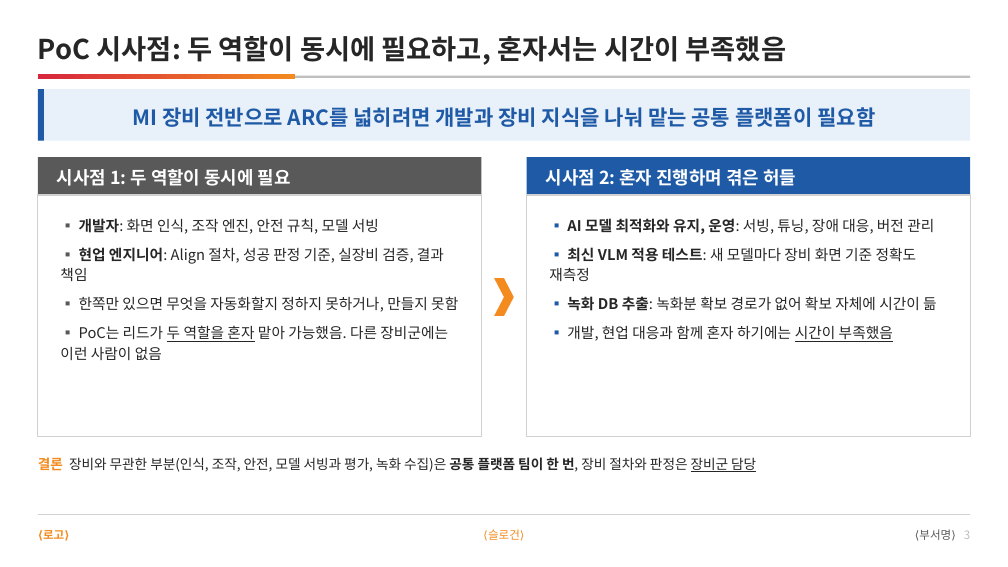
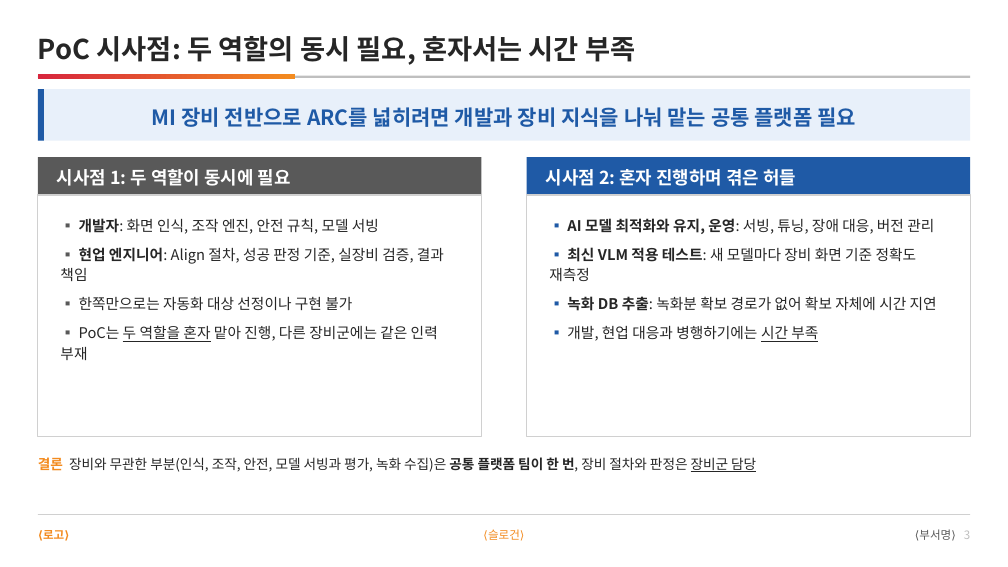
Before and after one commit to DarrenKoi/pm_notes, a slide deck: slide 3 of my-task/arc-tf/deliverables/arc-tf-proposal.pptx. Drawn at 1008x567 pixels with LibreOffice and Linux fonts; fonts in the diff are those of the drawing. Boxes give left, top, right and bottom in pixels: in the first picture for what was removed or moved away, otherwise in the second. Text is boxed around its words. In the diff, an @@ line names an element or a change of style, - is before the commit and + after.

```diff
--- a/my-task/arc-tf/deliverables/arc-tf-proposal.pptx
+++ b/my-task/arc-tf/deliverables/arc-tf-proposal.pptx
@@ text at [38,36,635,65]: text changed @@
-PoC 시사점: 두 역할이 동시에 필요하고, 혼자서는 시간이 부족했음
+PoC 시사점: 두 역할의 동시 필요, 혼자서는 시간 부족
@@ text at [152,107,856,127]: text changed @@
-MI 장비 전반으로 ARC를 넓히려면 개발과 장비 지식을 나눠 맡는 공통 플랫폼이 필요함
+MI 장비 전반으로 ARC를 넓히려면 개발과 장비 지식을 나눠 맡는 공통 플랫폼 필요
@@ text at [60,297,438,360]: text changed @@
-▪ 한쪽만 있으면 무엇을 자동화할지 정하지 못하거나, 만들지 못함
-▪ PoC는 리드가 두 역할을 혼자 맡아 가능했음. 다른 장비군에는 이런 사람이 없음
+▪ 한쪽만으로는 자동화 대상 선정이나 구현 불가
+▪ PoC는 두 역할을 혼자 맡아 진행, 다른 장비군에는 같은 인력 부재
@@ chevron removed at [495,278,514,316] @@
@@ text at [567,296,937,342]: text changed @@
-▪ 녹화 DB 추출: 녹화분 확보 경로가 없어 확보 자체에 시간이 듦
-▪ 개발, 현업 대응과 함께 혼자 하기에는 시간이 부족했음
+▪ 녹화 DB 추출: 녹화분 확보 경로가 없어 확보 자체에 시간 지연
+▪ 개발, 현업 대응과 병행하기에는 시간 부족
```
Also in this commit, not shown: 8 other slides changed, 14 other files.
